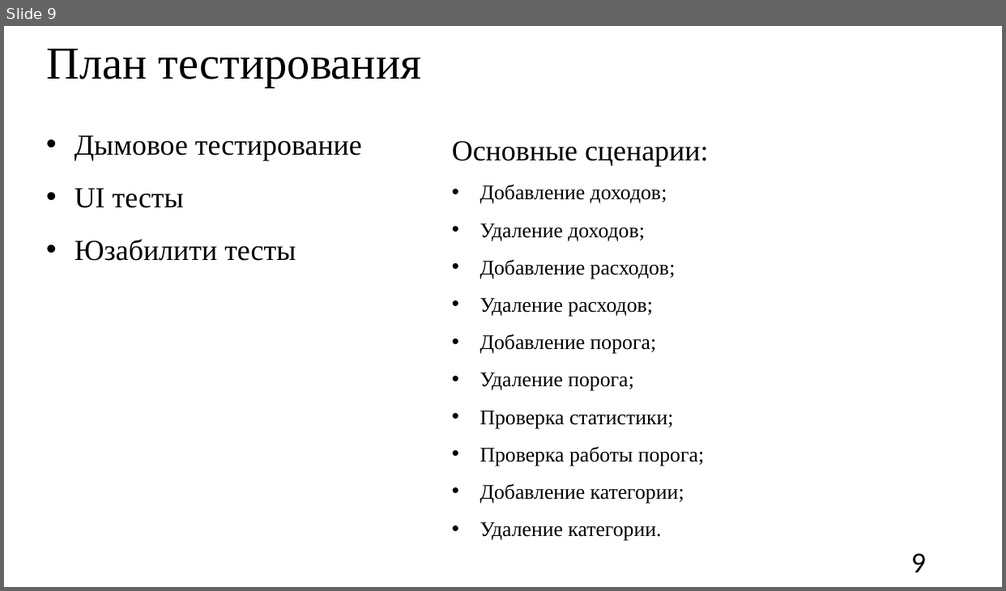
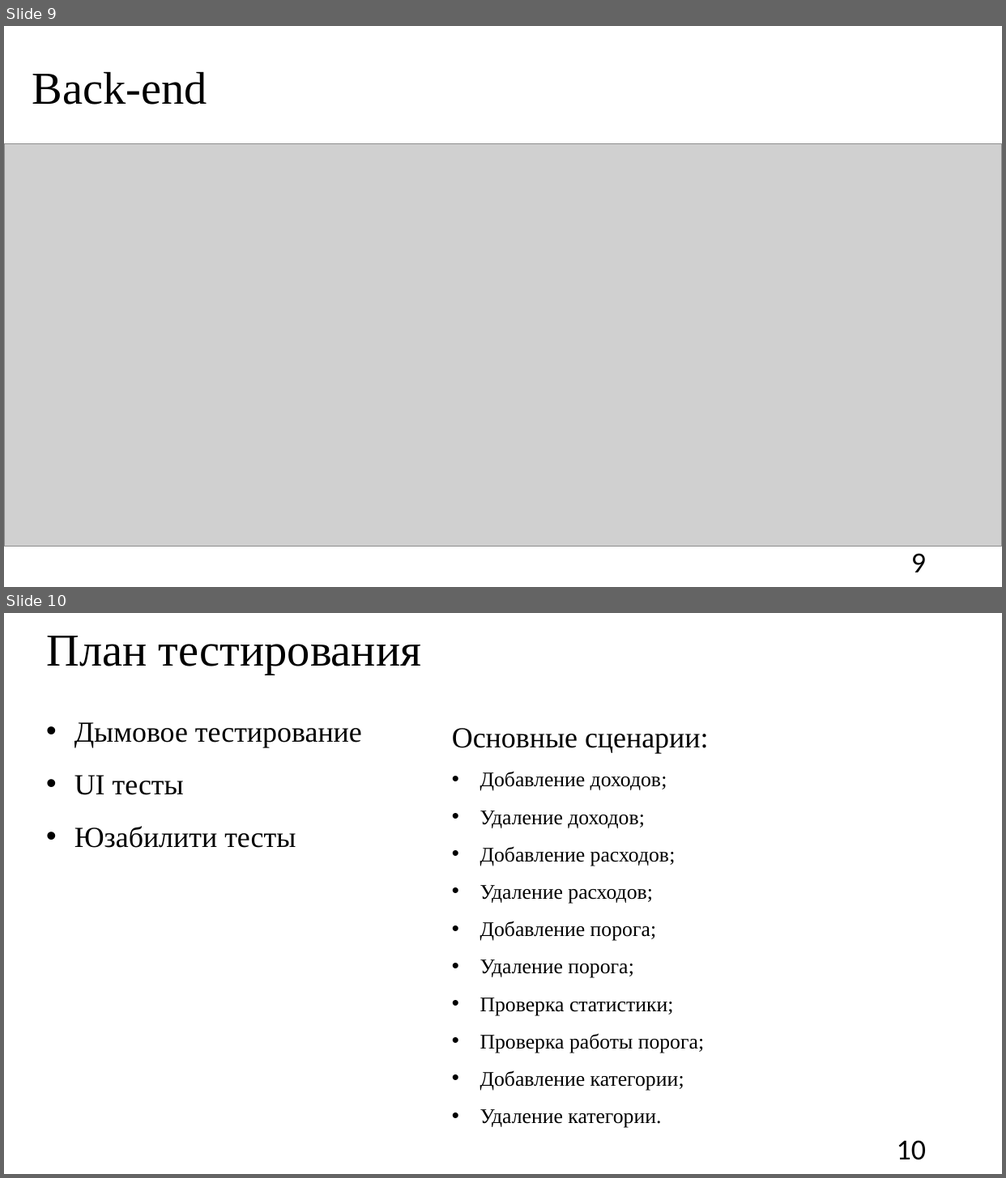
Before and after one commit to radiatus/MoneyKeeper, a slide deck: Documents/pres.pptx. Shown one above the other, each under a label of ours: slide 9 before the commit, slides 9 and 10 after it. The pictures are 1006x591 and 1006x1178 pixels, drawn with LibreOffice and Linux fonts; fonts in the diff are those of the drawing; grey boxes stand for pictures. Boxes give left, top, right and bottom in pixels: in the first picture for what was removed or moved away, otherwise in the second. Text is boxed around its words. In the diff, an @@ line names an element or a change of style, - is before the commit and + after.

```diff
--- a/Documents/pres.pptx
+++ b/Documents/pres.pptx
@@ slide 9 added at (4, 26, 1002, 587), background #FFFFFF @@
@@ title added at (32, 71, 207, 105), 44 pt, text #000000 @@
+Back-end
@@ picture added at (4, 143, 1002, 546) @@
@@ page number added at (911, 553, 926, 573), 28 pt, text #000000 @@
+9
@@ what was slide 9 is now slide 10 @@
@@ page number at (897, 1140, 926, 1161): text changed @@
-9
+10
```
Also in this commit, not shown: 1 slide changed, 1 other file.
